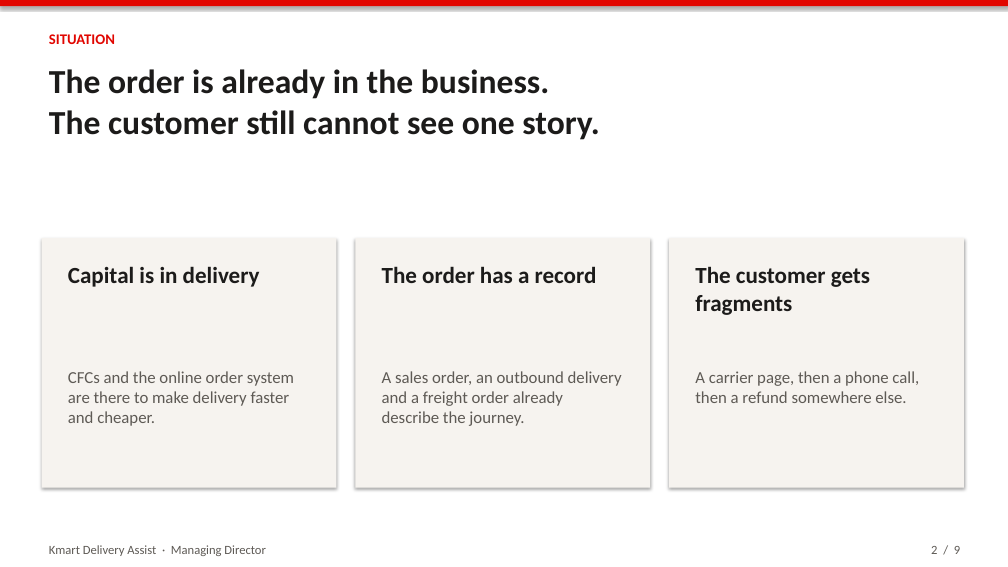
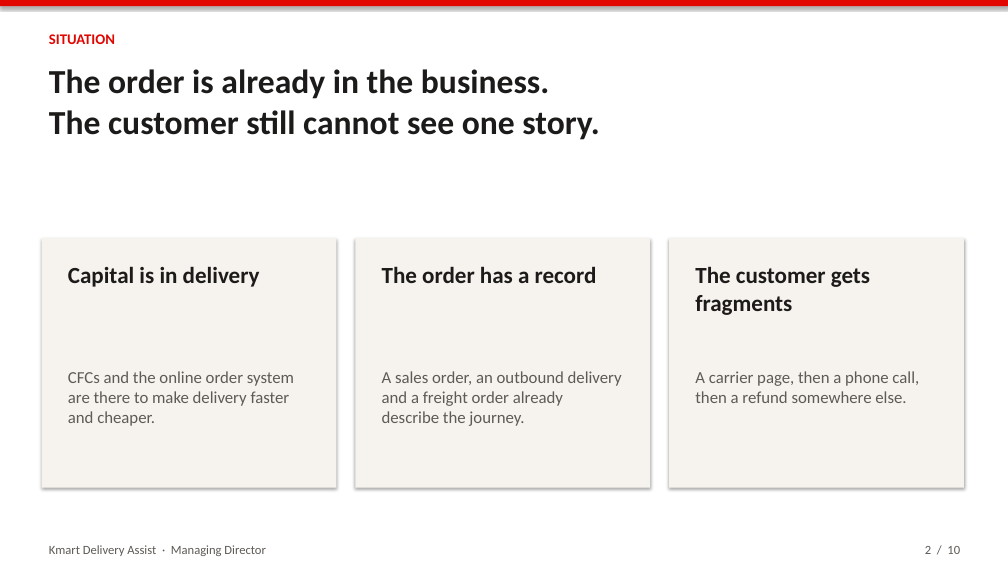
Before and after one commit to Dingchen-Yuan/A3, a slide deck: slide 2 of pitch/Kmart-Delivery-Assist-Lab12.pptx. Drawn at 1008x567 pixels with LibreOffice and Linux fonts; fonts in the diff are those of the drawing. Boxes give left, top, right and bottom in pixels: in the first picture for what was removed or moved away, otherwise in the second. Text is boxed around its words. In the diff, an @@ line names an element or a change of style, - is before the commit and + after.

```diff
--- a/pitch/Kmart-Delivery-Assist-Lab12.pptx
+++ b/pitch/Kmart-Delivery-Assist-Lab12.pptx
@@ text at (925, 546, 960, 554): text changed @@
-2 / 9
+2 / 10
```
Also in this commit, not shown: 5 other slides changed, 1 slide added, 8 other files.
